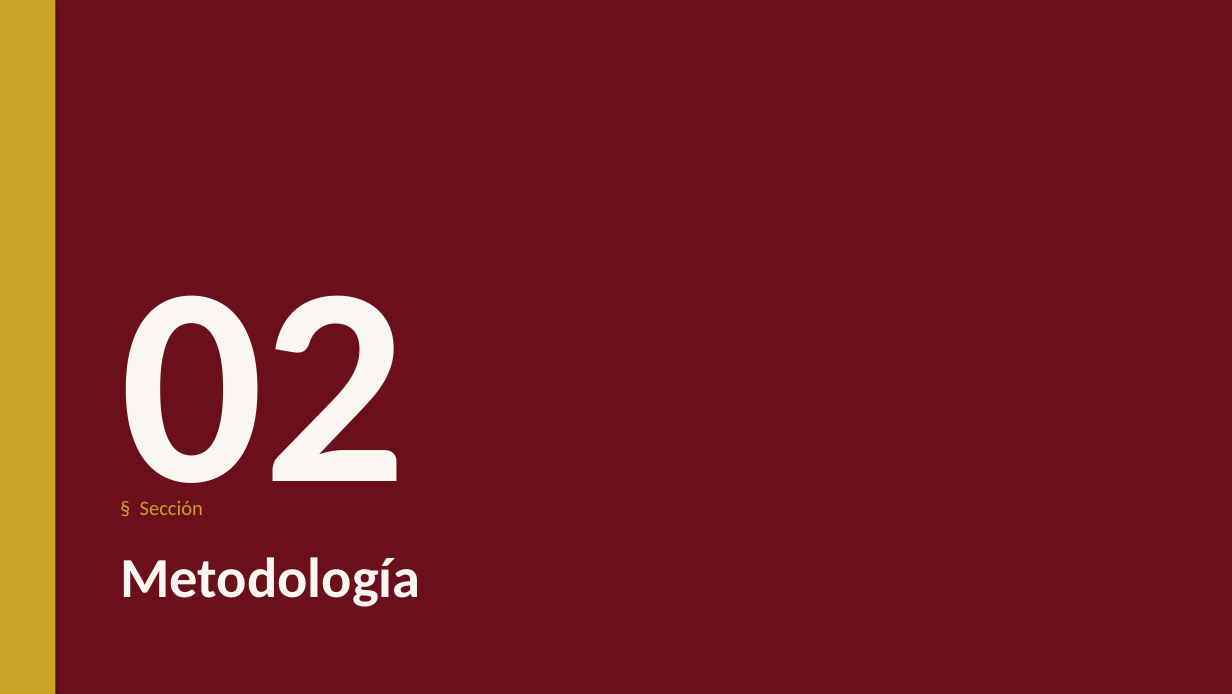
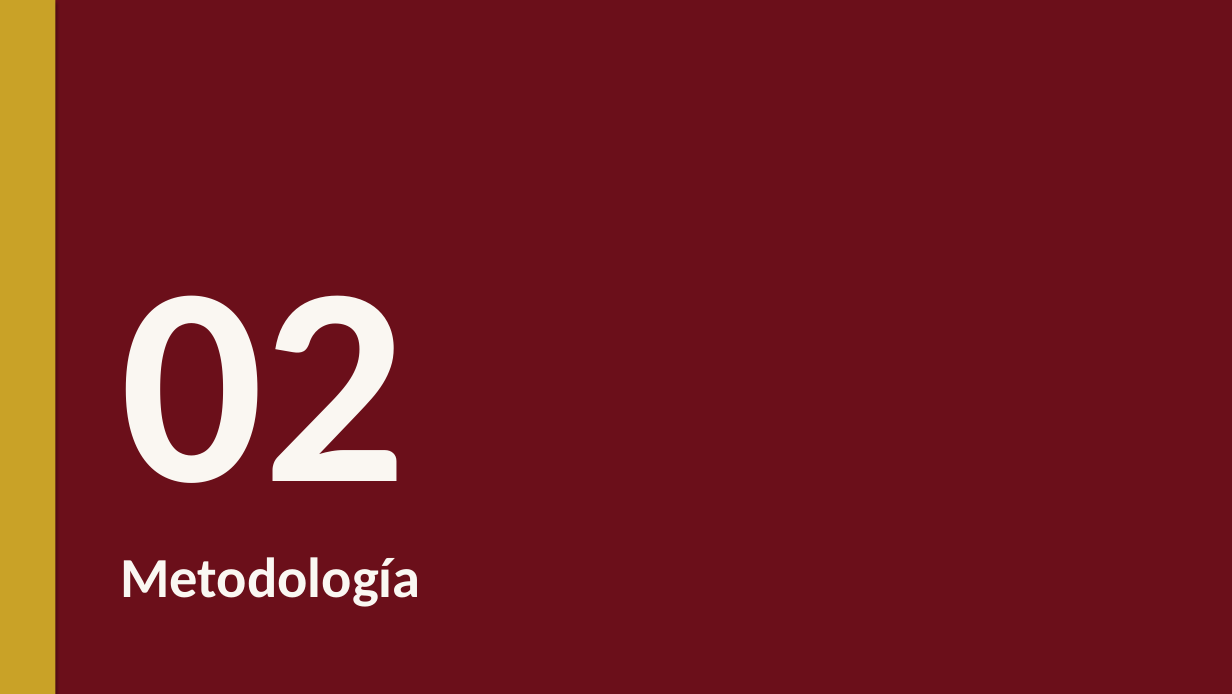
Before and after one commit to lcandau/histopathology-clip-lab, a slide deck: slide 7 of report/TFM_defense.pptx. Drawn at 1232x694 pixels with LibreOffice and Linux fonts; fonts in the diff are those of the drawing; background and template pictures are left out; a plain dark background stands for a picture behind light text. Boxes give left, top, right and bottom in pixels: in the first picture for what was removed or moved away, otherwise in the second. Text is boxed around its words. In the diff, an @@ line names an element or a change of style, - is before the commit and + after.

```diff
--- a/report/TFM_defense.pptx
+++ b/report/TFM_defense.pptx
@@ text removed at [140,501,203,515] @@
-§ Sección
```
Also in this commit, not shown: 12 other slides changed, 11 slides added, 9 slides removed, 40 other files.
